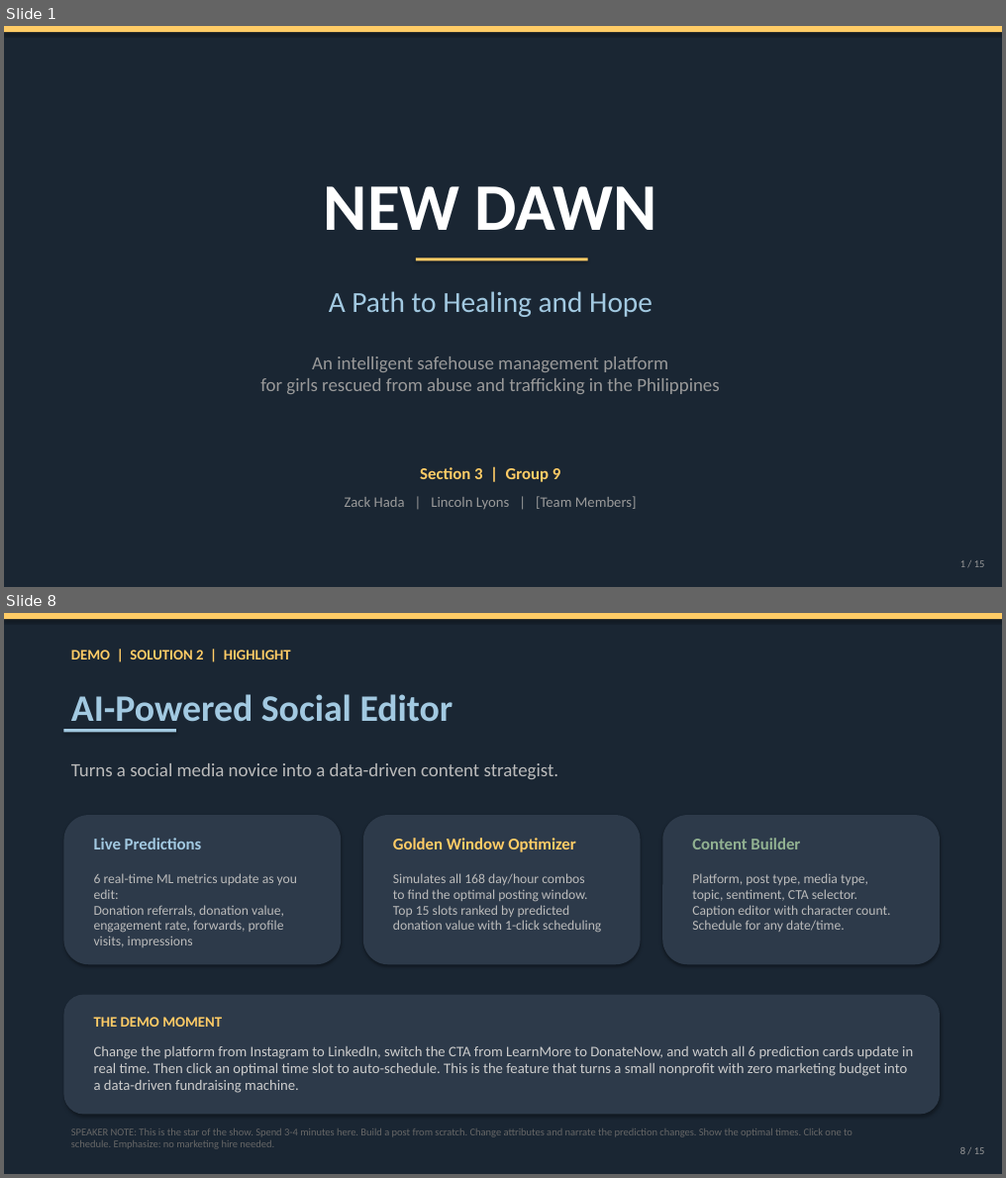
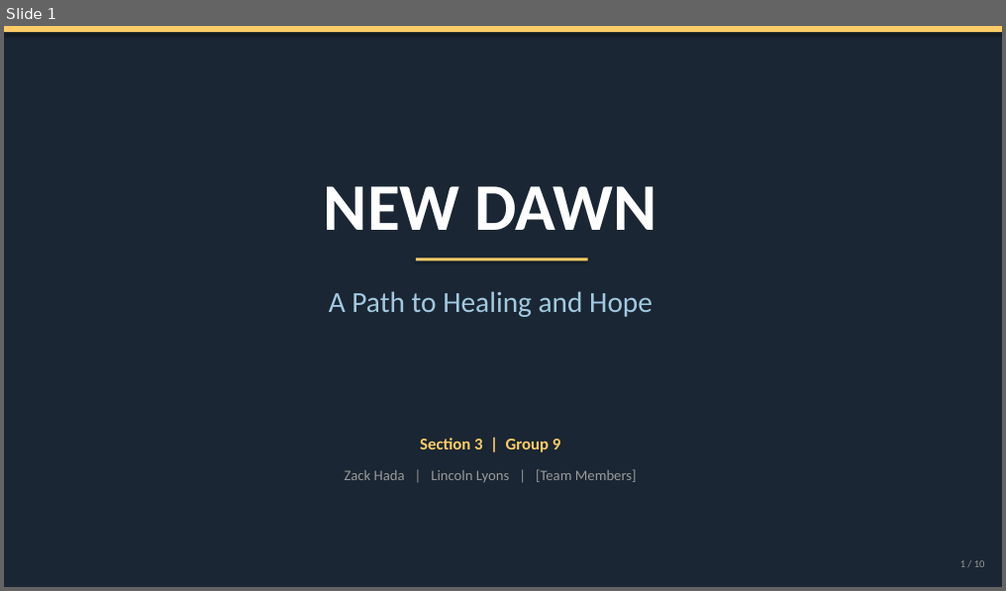
Before and after one commit to linklyns/New-Dawn, a slide deck: presentation/New_Dawn_Presentation.pptx. Shown one above the other, each under a label of ours: slides 1 and 8 before the commit, slide 1 after it; the slides between them are not shown. The pictures are 1006x1178 and 1006x591 pixels, drawn with LibreOffice and Linux fonts; fonts in the diff are those of the drawing. Boxes give left, top, right and bottom in pixels: in the first picture for what was removed or moved away, otherwise in the second. Text is boxed around its words. In the diff, an @@ line names an element or a change of style, - is before the commit and + after.

```diff
--- a/presentation/New_Dawn_Presentation.pptx
+++ b/presentation/New_Dawn_Presentation.pptx
@@ slide 8 removed at box(4, 613, 1002, 1174), background #1A2633 @@
@@ rectangle removed at box(4, 613, 1002, 619) @@
@@ text removed at box(71, 650, 291, 660) @@
-DEMO | SOLUTION 2 | HIGHLIGHT
@@ text removed at box(71, 694, 453, 730) @@
-AI-Powered Social Editor
@@ rectangle removed at box(63, 729, 176, 732) @@
@@ text removed at box(71, 763, 559, 779) @@
-Turns a social media novice into a data-driven content strategist.
@@ rounded rectangle removed at box(63, 815, 341, 964) @@
@@ rounded rectangle removed at box(363, 815, 641, 964) @@
@@ rounded rectangle removed at box(662, 815, 940, 964) @@
@@ text removed at box(94, 838, 202, 850) @@
-Live Predictions
@@ text removed at box(393, 838, 576, 853) @@
-Golden Window Optimizer
@@ text removed at box(692, 838, 800, 850) @@
-Content Builder
@@ text removed at box(94, 873, 297, 948) @@
-6 real-time ML metrics update as you edit:
-Donation referrals, donation value,
-engagement rate, forwards, profile
-visits, impressions
@@ text removed at box(393, 873, 601, 933) @@
-Simulates all 168 day/hour combos
-to find the optimal posting window.
-Top 15 slots ranked by predicted
-donation value with 1-click scheduling
@@ text removed at box(692, 873, 891, 932) @@
-Platform, post type, media type,
-topic, sentiment, CTA selector.
-Caption editor with character count.
-Schedule for any date/time.
@@ rounded rectangle removed at box(63, 995, 940, 1115) @@
@@ text removed at box(94, 1017, 222, 1027) @@
-THE DEMO MOMENT
@@ text removed at box(94, 1047, 913, 1093) @@
-Change the platform from Instagram to LinkedIn, switch the CTA from LearnMore to DonateNow, and watch all 6 prediction cards update in real time. Then click an optimal time slot to auto-schedule. This is the feature that turns a small nonprofit with zero marketing budget into a data-driven fundraising machine.
@@ text removed at box(71, 1129, 852, 1150) @@
-SPEAKER NOTE: This is the star of the show. Spend 3-4 minutes here. Build a post from scratch. Change attributes and narrate the prediction changes. Show the optimal times. Click one to schedule. Emphasize: no marketing hire needed.
@@ text removed at box(960, 1148, 985, 1155) @@
-8 / 15
@@ slide 1 changed as well @@
@@ text removed at box(260, 357, 719, 394) @@
-An intelligent safehouse management platform
-for girls rescued from abuse and trafficking in the Philippines
@@ text "Section 3 | Group 9": place and size @@
-text "Section 3 | Group 9" at box(420, 468, 560, 482)
+text "Section 3 | Group 9" at box(420, 438, 560, 453)
@@ text "Zack Hada | Lincoln Lyons ...": place and size @@
-text "Zack Hada | Lincoln Lyons ..." at box(345, 496, 637, 509)
+text "Zack Hada | Lincoln Lyons ..." at box(345, 470, 637, 482)
```
Also in this commit, not shown: 6 other slides changed, 3 slides added, 7 other slides removed, 1 other file.
